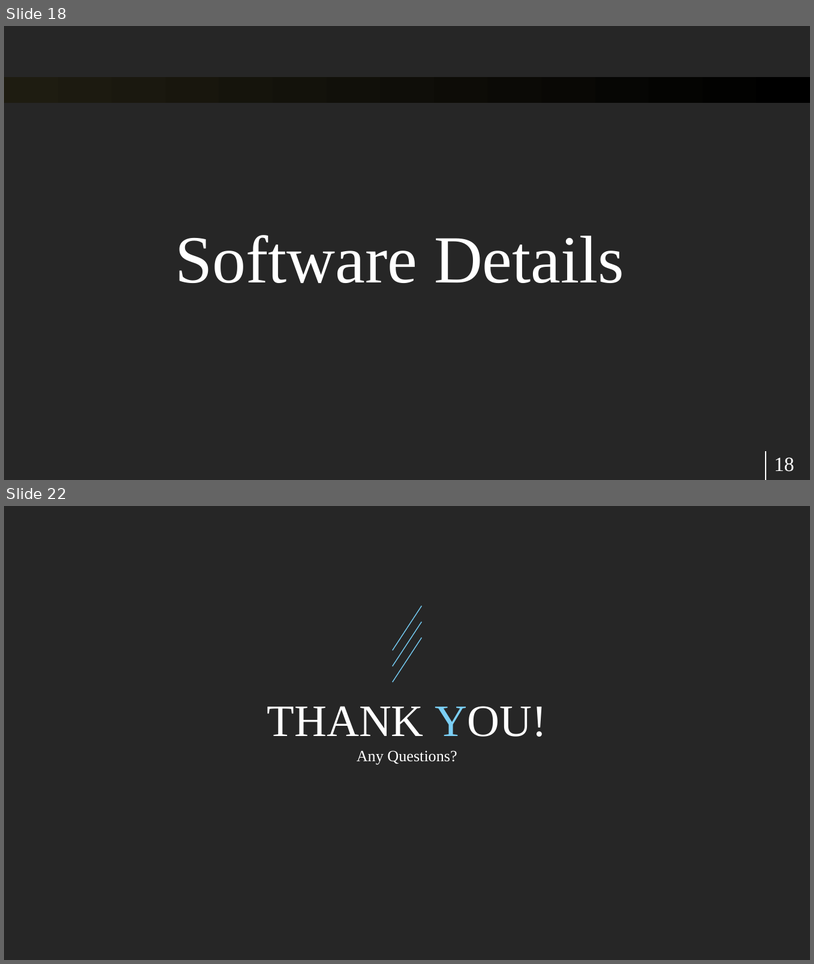
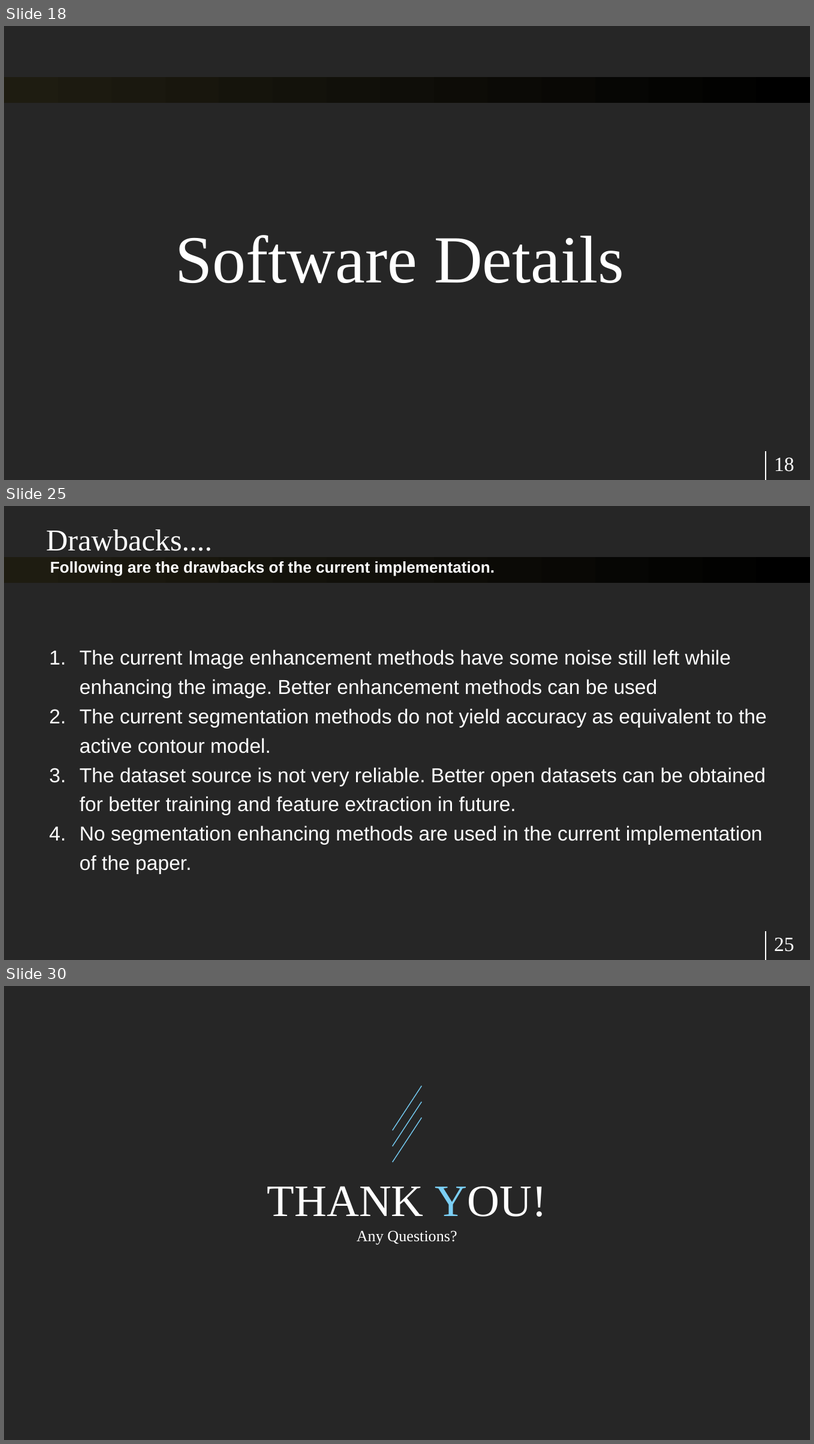
Before and after one commit to raghavddps2/Digital-Image-Processing-Project, a slide deck: Presentation/Digital Image Processing Project.pptx. Shown one above the other, each under a label of ours: slides 18 and 22 before the commit, slides 18, 25 and 30 after it; the slides between them are not shown. The pictures are 814x964 and 814x1444 pixels, drawn with LibreOffice and Linux fonts; fonts in the diff are those of the drawing. Boxes give left, top, right and bottom in pixels: in the first picture for what was removed or moved away, otherwise in the second. Text is boxed around its words. In the diff, an @@ line names an element or a change of style, - is before the commit and + after.

```diff
--- a/Presentation/Digital Image Processing Project.pptx
+++ b/Presentation/Digital Image Processing Project.pptx
@@ slide 25 added at [4,506,810,960], background #262626; not listed: 2 template elements that a slide beside it also shows @@
@@ text added at [46,529,212,551], 27 pt, text #FFFFFF @@
+Drawbacks....
@@ text added at [50,561,495,576], 14 pt, text #FFFFFF, bold @@
+Following are the drawbacks of the current implementation.
@@ text added at [80,649,767,873], 18 pt, text #FFFFFF @@
+1. The current Image enhancement methods have some noise still left while enhancing the image. Better enhancement methods can be used
+2. The current segmentation methods do not yield accuracy as equivalent to the active contour model.
+3. The dataset source is not very reliable. Better open datasets can be obtained for better training and feature extraction in future.
+4. No segmentation enhancing methods are used in the current implementation of the paper.
@@ page number added at [774,937,795,951], 18 pt, text #FFFFFF @@
+25
@@ what was slide 22 is now slide 30 @@
```
Also in this commit, not shown: 8 slides changed, 7 other slides added, 20 other files.
